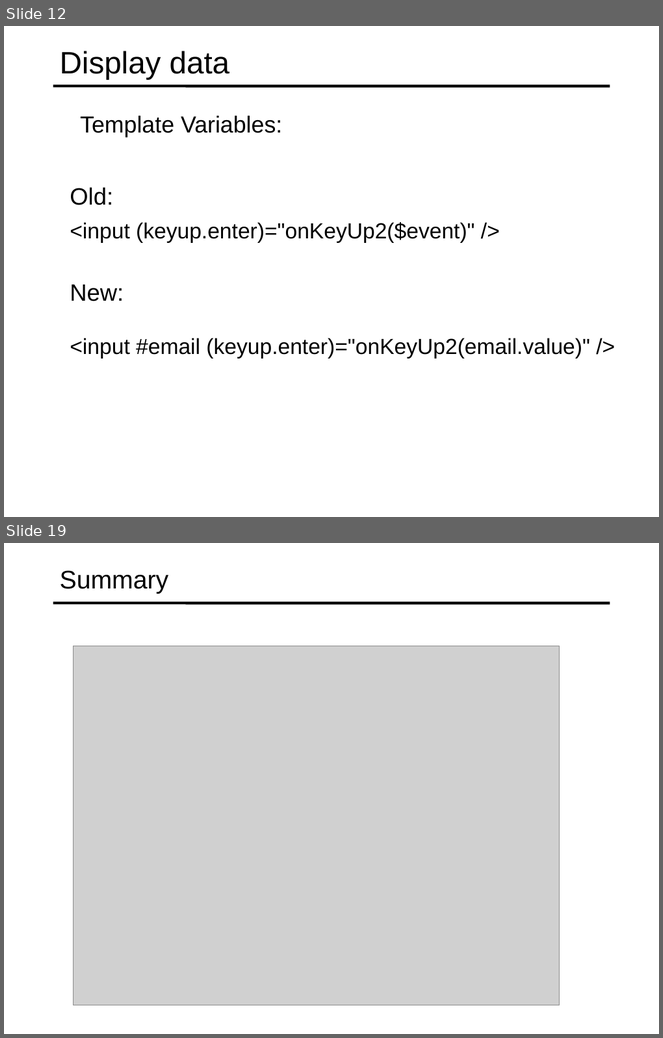
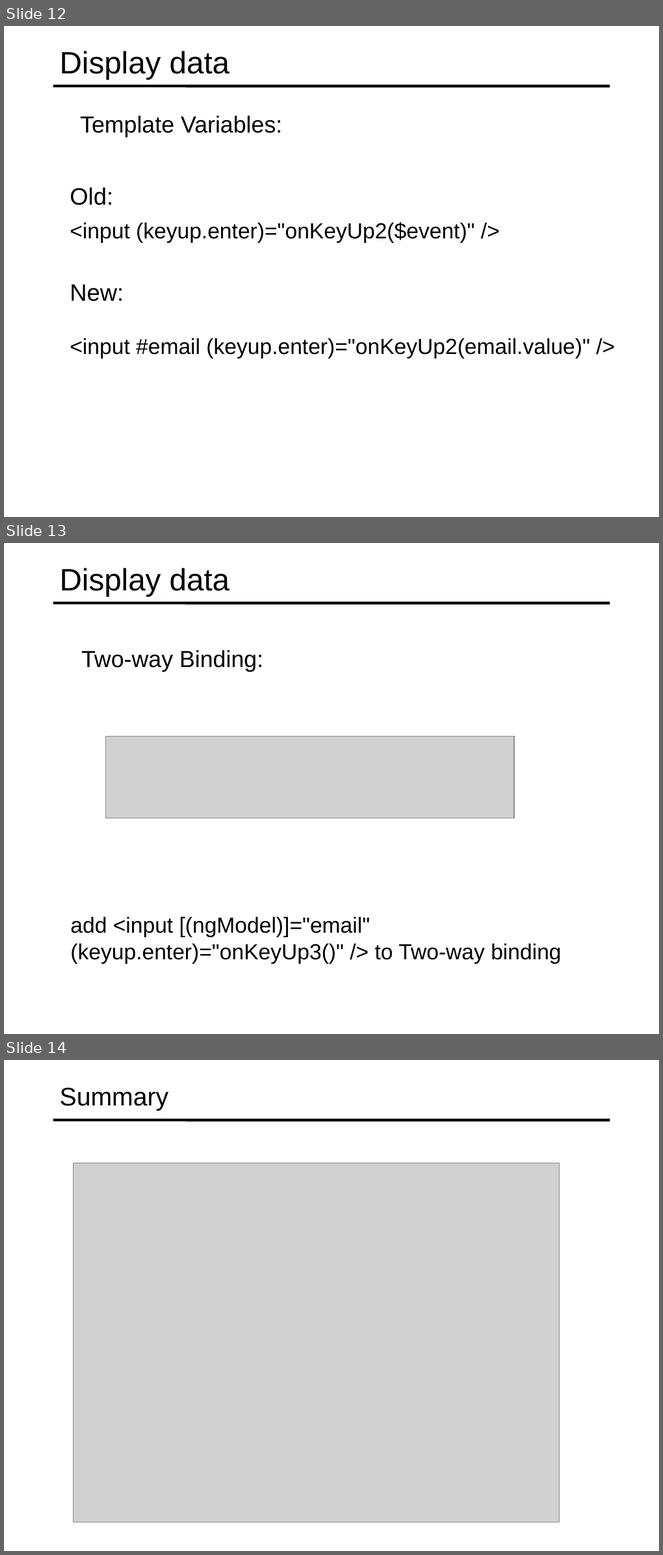
Before and after one commit to specter01wj/Jago_Link_Training, a slide deck: Angular/Angular7/Angular Advanced Course/Essentials/2.Displaying Data and Handling Events/L2_Displaying Data and Handling Events.ppt. Shown one above the other, each under a label of ours: slides 12 and 19 before the commit, slides 12, 13 and 14 after it; the slides between them are not shown. The pictures are 663x1038 and 663x1555 pixels, drawn with LibreOffice and Linux fonts; fonts in the diff are those of the drawing; grey boxes stand for pictures. Boxes give left, top, right and bottom in pixels: in the first picture for what was removed or moved away, otherwise in the second. Text is boxed around its words. In the diff, an @@ line names an element or a change of style, - is before the commit and + after.

```diff
--- a/Angular/Angular7/Angular Advanced Course/Essentials/2.Displaying Data and Handling Events/L2_Displaying Data and Handling Events.ppt
+++ b/Angular/Angular7/Angular Advanced Course/Essentials/2.Displaying Data and Handling Events/L2_Displaying Data and Handling Events.ppt
@@ slide 13 added at bbox=[4, 543, 659, 1034], background #FFFFFF; not listed: 1 template element that a slide beside it also shows @@
@@ title added at bbox=[60, 568, 230, 597], 34 pt, text #000000 @@
+Display data
@@ text added at bbox=[81, 650, 263, 672], 25.5 pt, text #000000 @@
+  Two-way Binding:
@@ picture added at bbox=[105, 736, 514, 818] @@
@@ text added at bbox=[70, 917, 561, 964], 24 pt, text #000000 @@
+  add <input [(ngModel)]="email" (keyup.enter)="onKeyUp3()" /> to Two-way binding
@@ what was slide 19 is now slide 14 @@
```
Also in this commit, not shown: 6 slides removed.
